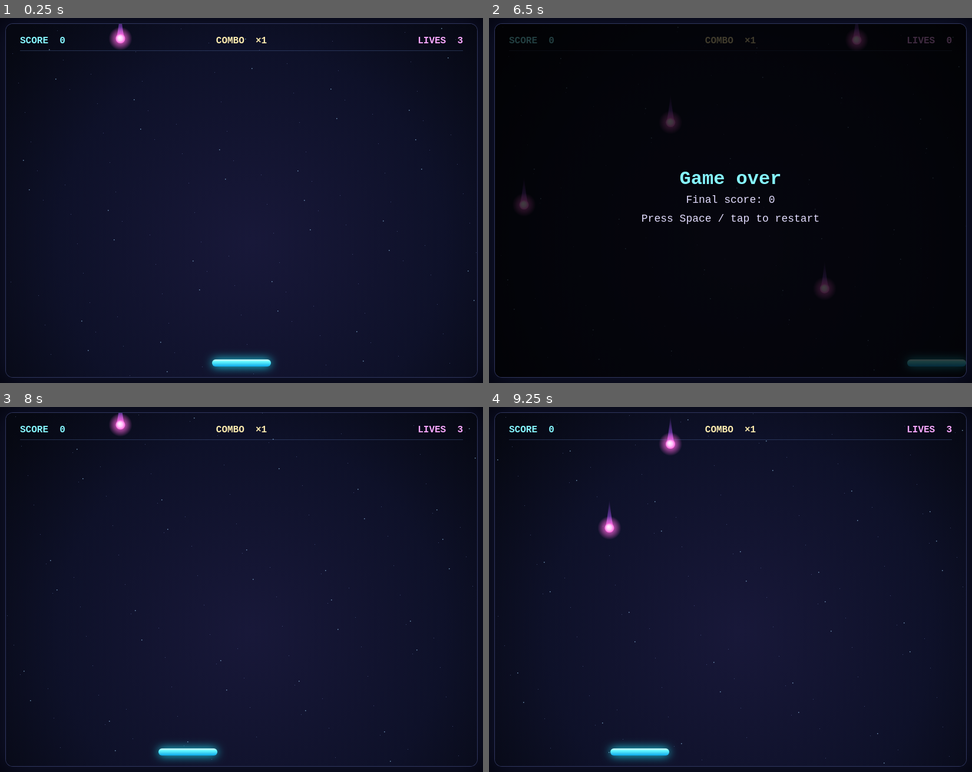
Above: before the commit, frames 1-4 (two rows, left to right).
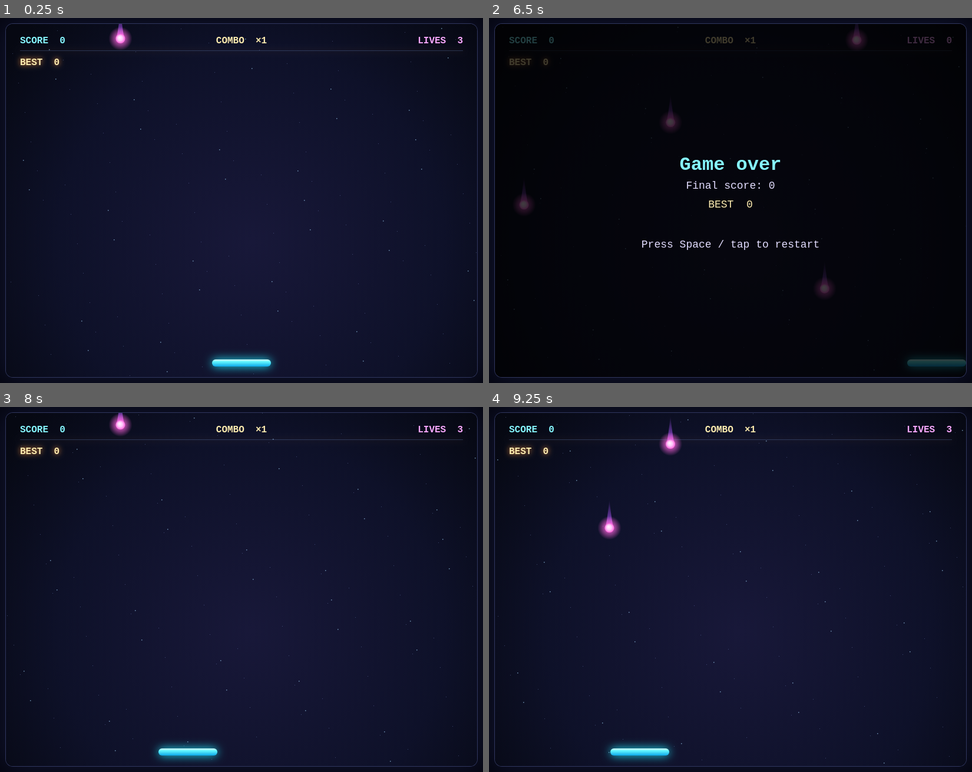
Above: after the commit, the same moments.

Repository: ajsai47/bot-arcade
Game: browser game, page index.html
Two runs of this game, one before a commit and one after it. Both use one fixed random seed, a clock stepped at 60 frames per second and the inputs below.
Inputs (mouse positions are in pixels of both pictures, inside the frame that each line leads up to):
- Up to frame 1 (0.25 s): no input
- Up to frame 2 (6.5 s): click (730, 200) at 0.27 s; hold Right 1.03-1.53 s; hold Left 1.58-2.15 s; hold Right 2.2-2.87 s; hold Left 2.92-3.35 s; hold Right 3.4-3.9 s; hold Left 3.95-4.52 s; hold Right 4.57-5.23 s; hold Left 5.28-5.72 s; hold Right 5.77-6.27 s; hold Left from 6.32 s (still down)
- Up to frame 3 (8 s): release Left at 6.88 s; hold Right 6.93-7.6 s; hold Left from 7.65 s (still down); click (241, 589) at 7.77 s
- Up to frame 4 (9.25 s): release Left at 8.08 s; hold Right 8.13-8.63 s; hold Left from 8.68 s (still down)

The runs differ from the first frame. In frame 1, 0.2% of the frame differs, in the area x 3-13%, y 10-14%; in frame 2, 1.4%, in the area x 4-69%, y 11-64%; in frame 3, 0.2%; in frame 4, 0.2%.

Commit message:
Save best score and highlight record runs
Co-Authored-By: AJ Green <aj@aicollective.com>

Diff:
--- a/src/game.js
+++ b/src/game.js
@@ -6,7 +6,15 @@
 const STARTING_LIVES = 3;
 const DEMO_RESTART_DELAY = 2;
 
-export function createState(width, height, { demo = false, seed = 1 } = {}) {
+function bestScoreKey(demo) {
+  return demo ? 'comet-catcher:demo-best' : 'comet-catcher:best';
+}
+
+export function createState(width, height, { demo = false, seed = 1, bestScore = 0 } = {}) {
+  try {
+    const saved = Number(globalThis.localStorage.getItem(bestScoreKey(demo)));
+    if (Number.isSafeInteger(saved) && saved >= 0) bestScore = Math.max(bestScore, saved);
+  } catch {}
   return {
     width, height, demo, seed,
     random: rng(seed),
@@ -14,6 +22,8 @@
     comets: [],
     spawnTimer: 0,
     score: 0,
+    bestScore,
+    newBest: false,
     lives: STARTING_LIVES,
     gameOverTime: 0,
     combo: 1,
@@ -80,6 +90,13 @@
       state.streak += 1;
       state.combo = Math.min(state.streak, 5);
       state.score += state.combo;
+      if (state.score > state.bestScore) {
+        state.bestScore = state.score;
+        state.newBest = true;
+        try {
+          globalThis.localStorage.setItem(bestScoreKey(state.demo), String(state.bestScore));
+        } catch {}
+      }
       state.floatingScores.push({ x: c.x, y: p.y - 12, value: state.combo, life: 1 });
       for (let i = 0; i < 16; i++) {
         const angle = i * Math.PI * 2 / 16;
--- a/src/render.js
+++ b/src/render.js
@@ -114,6 +114,15 @@
   ctx.textAlign = 'right';
   ctx.fillStyle = '#f8a8fe';
   ctx.fillText('LIVES  ' + state.lives, state.width - 24, 33);
+  ctx.textAlign = 'left';
+  ctx.fillStyle = '#ffedb0';
+  ctx.shadowColor = '#ff9944';
+  ctx.shadowBlur = 10;
+  ctx.fillText('BEST  ' + (state.bestScore ?? 0), 24, 70);
+  if (state.newBest) {
+    ctx.textAlign = 'right';
+    ctx.fillText('NEW BEST!', state.width - 24, 70);
+  }
   ctx.fillStyle = 'rgba(127, 169, 247, 0.24)';
   ctx.fillRect(24, 45, state.width - 48, 1);
   ctx.restore();
@@ -128,11 +137,22 @@
     ctx.fillStyle = '#86f6ff';
     ctx.textAlign = 'center';
     ctx.font = '700 32px ' + hudFont;
-    ctx.fillText('Game over', x, y - 28);
+    ctx.fillText('Game over', x, y - 52);
     ctx.fillStyle = '#e3ddff';
     ctx.font = '18px ' + hudFont;
-    ctx.fillText('Final score: ' + state.score, x, y + 4);
-    ctx.fillText('Press Space / tap to restart', x, y + 36);
+    ctx.fillText('Final score: ' + state.score, x, y - 20);
+    ctx.fillStyle = '#ffedb0';
+    ctx.fillText('BEST  ' + (state.bestScore ?? 0), x, y + 12);
+    if (state.newBest) {
+      ctx.shadowColor = '#ff9944';
+      ctx.shadowBlur = 14;
+      ctx.font = '700 20px ' + hudFont;
+      ctx.fillText('NEW BEST!', x, y + 44);
+      ctx.shadowBlur = 0;
+    }
+    ctx.fillStyle = '#e3ddff';
+    ctx.font = '18px ' + hudFont;
+    ctx.fillText('Press Space / tap to restart', x, y + 80);
     ctx.restore();
   }
 }
